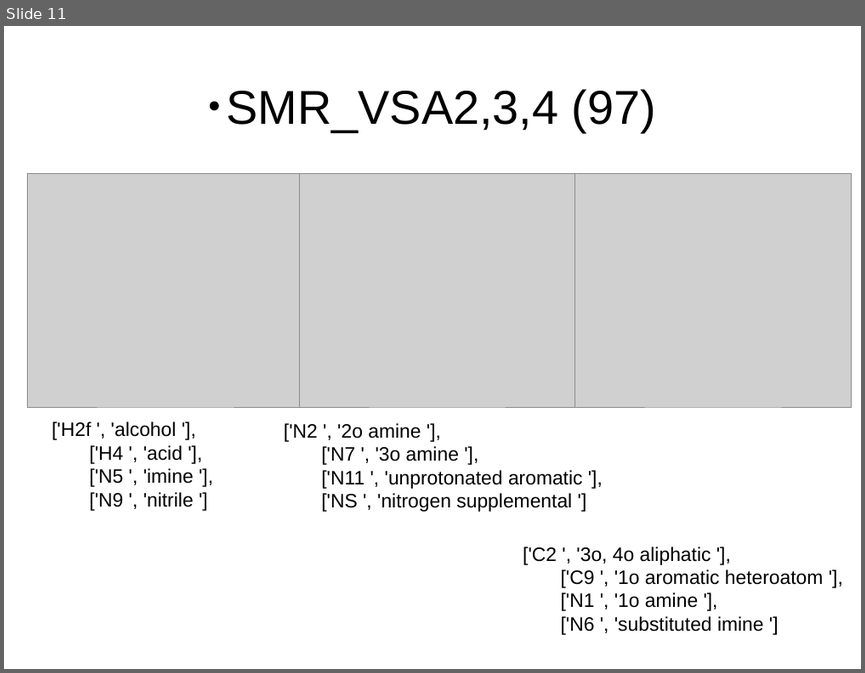
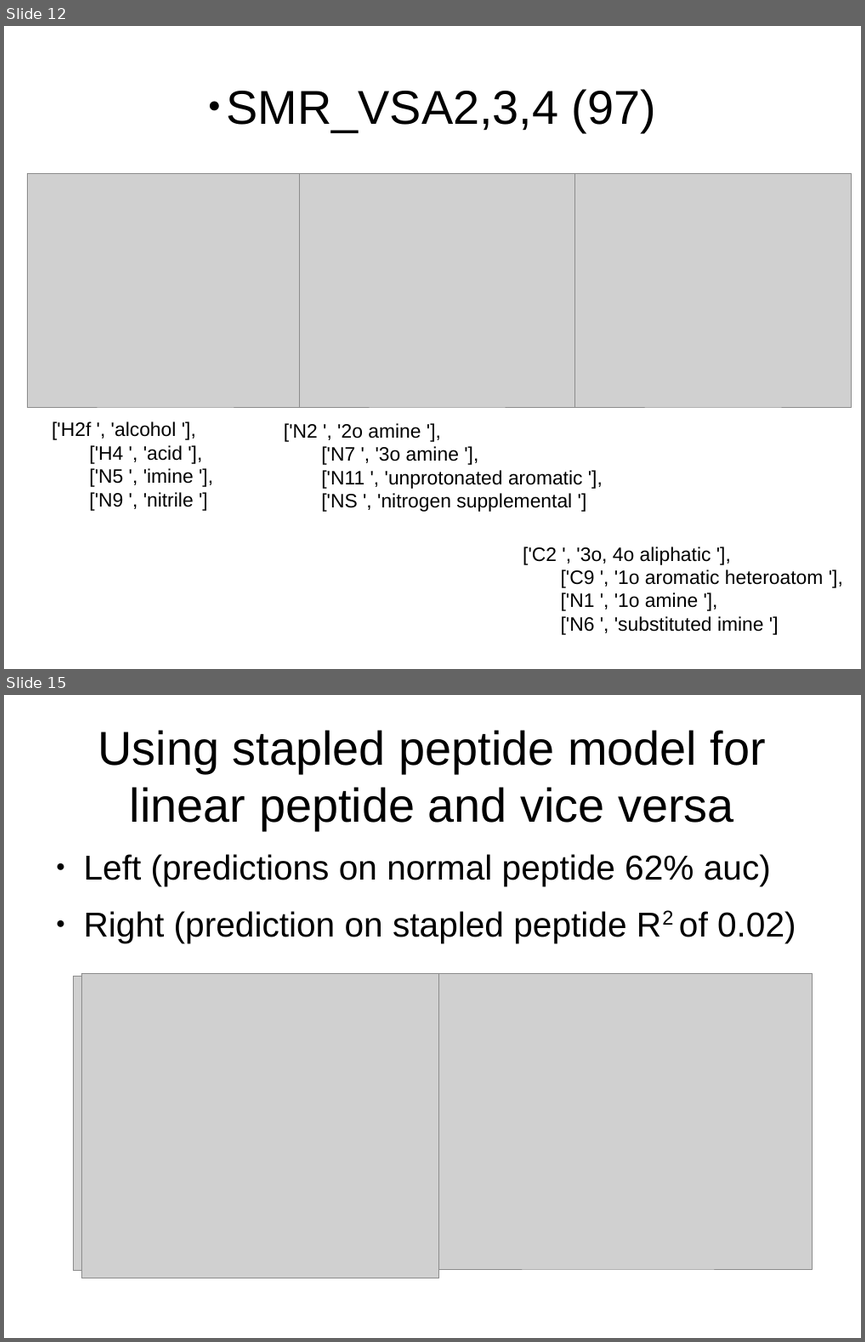
Before and after one commit to leexa90/Projects, a slide deck: toxicity/Final/Permability/all_seq/permaubility slides.odp. Shown one above the other, each under a label of ours: slide 11 before the commit, slides 12 and 15 after it; the slides between them are not shown. The pictures are 865x673 and 865x1342 pixels, drawn with LibreOffice and Linux fonts; fonts in the diff are those of the drawing; grey boxes stand for pictures; background and template pictures are left out. Boxes give left, top, right and bottom in pixels: in the first picture for what was removed or moved away, otherwise in the second. Text is boxed around its words. In the diff, an @@ line names an element or a change of style, - is before the commit and + after.

```diff
--- a/toxicity/Final/Permability/all_seq/permaubility slides.odp
+++ b/toxicity/Final/Permability/all_seq/permaubility slides.odp
@@ slide 15 added at (4,695,861,1338), background #FFFFFF @@
@@ title added at (98,730,766,830), 44 pt, text #000000 @@
+Using stapled peptide model for linear peptide and vice versa
@@ text added at (84,854,796,943), 32 pt, text #000000 @@
+● Left (predictions on normal peptide 62% auc)
+● Right (prediction on stapled peptide R2 of 0.02)
@@ picture added at (81,973,439,1278) @@
@@ picture added at (424,973,812,1269) @@
@@ picture added at (73,976,439,1270) @@
@@ what was slide 11 is now slide 12 @@
```
Also in this commit, not shown: 2 slides changed, 8 other slides added, 30 other files.
